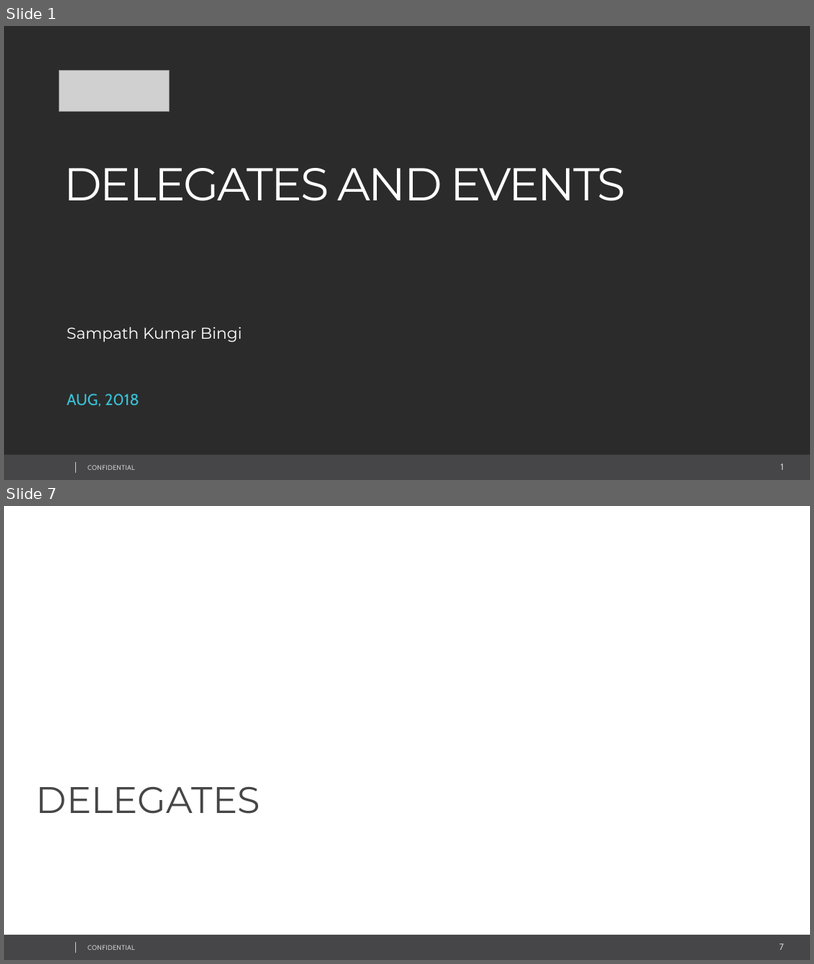
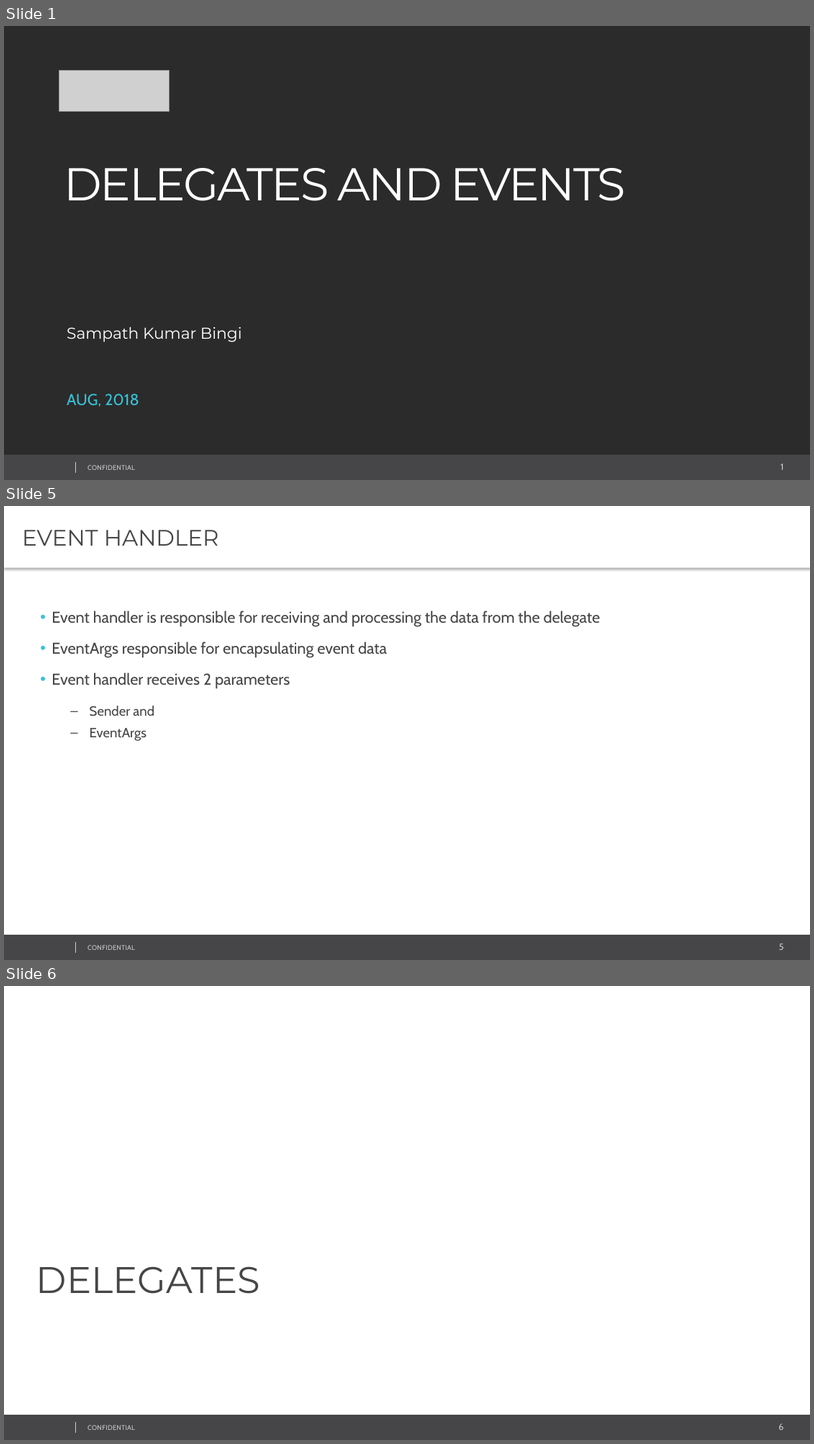
Before and after one commit to sampath42/Delegate_Events, a slide deck: M7/07 Delegates and Events.pptx. Shown one above the other, each under a label of ours: slides 1 and 7 before the commit, slides 1, 5 and 6 after it; the slides between them are not shown. The pictures are 814x964 and 814x1444 pixels, drawn with LibreOffice and Linux fonts; fonts in the diff are those of the drawing; grey boxes stand for pictures; background and template pictures are left out; a plain dark background stands for a picture behind light text. Boxes give left, top, right and bottom in pixels: in the first picture for what was removed or moved away, otherwise in the second. Text is boxed around its words. In the diff, an @@ line names an element or a change of style, - is before the commit and + after.

```diff
--- a/M7/07 Delegates and Events.pptx
+++ b/M7/07 Delegates and Events.pptx
@@ slide 5 added at (4,506,810,960), background #FFFFFF; not listed: 4 template elements that a slide beside it also shows @@
@@ text added at (4,506,810,568), fill #FFFFFF, 26.7 pt, text #464547 @@
+EVENT HANDLER
@@ text added at (52,610,601,741), 18.7 pt, text #464547 @@
+• Event handler is responsible for receiving and processing the data from the delegate
+• EventArgs responsible for encapsulating event data
+• Event handler receives 2 parameters
+  – Sender and
+  – EventArgs
@@ what was slide 7 is now slide 6 @@
@@ page number at (779,1423,784,1430): text changed @@
-7
+6
```
Also in this commit, not shown: 6 slides changed, 3 other slides added, 8 slides removed, 17 other files.
